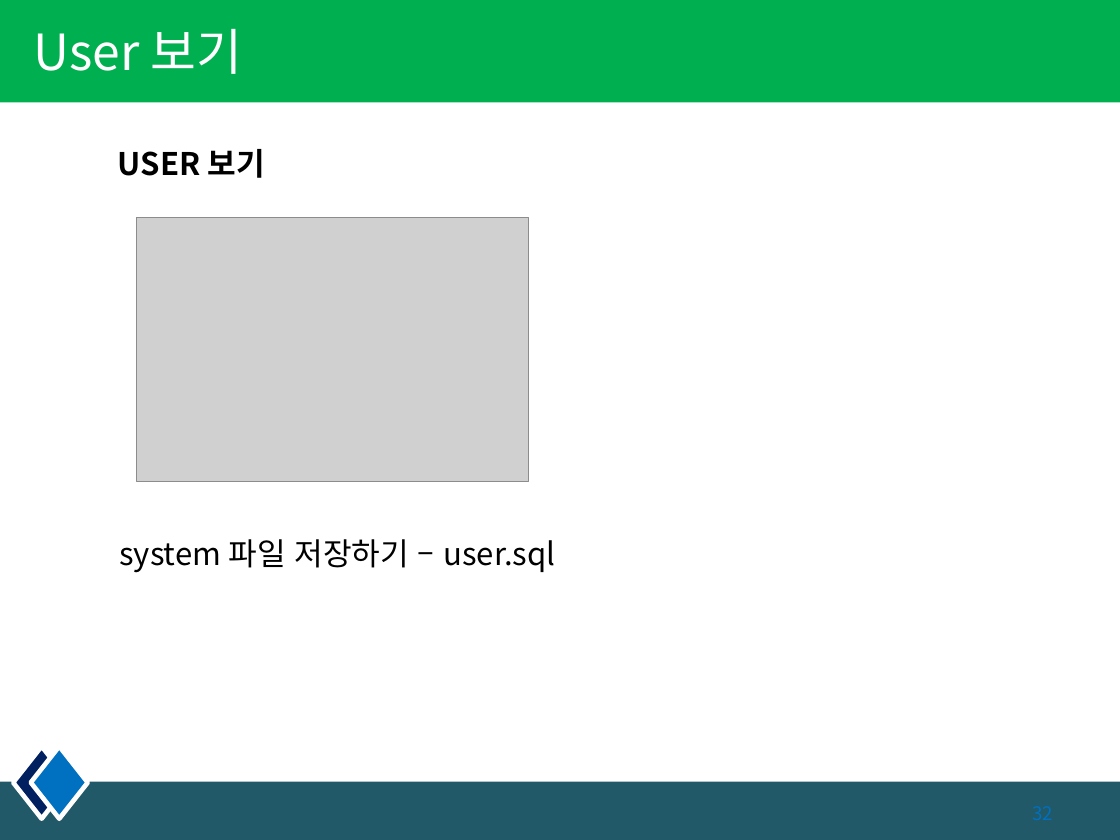
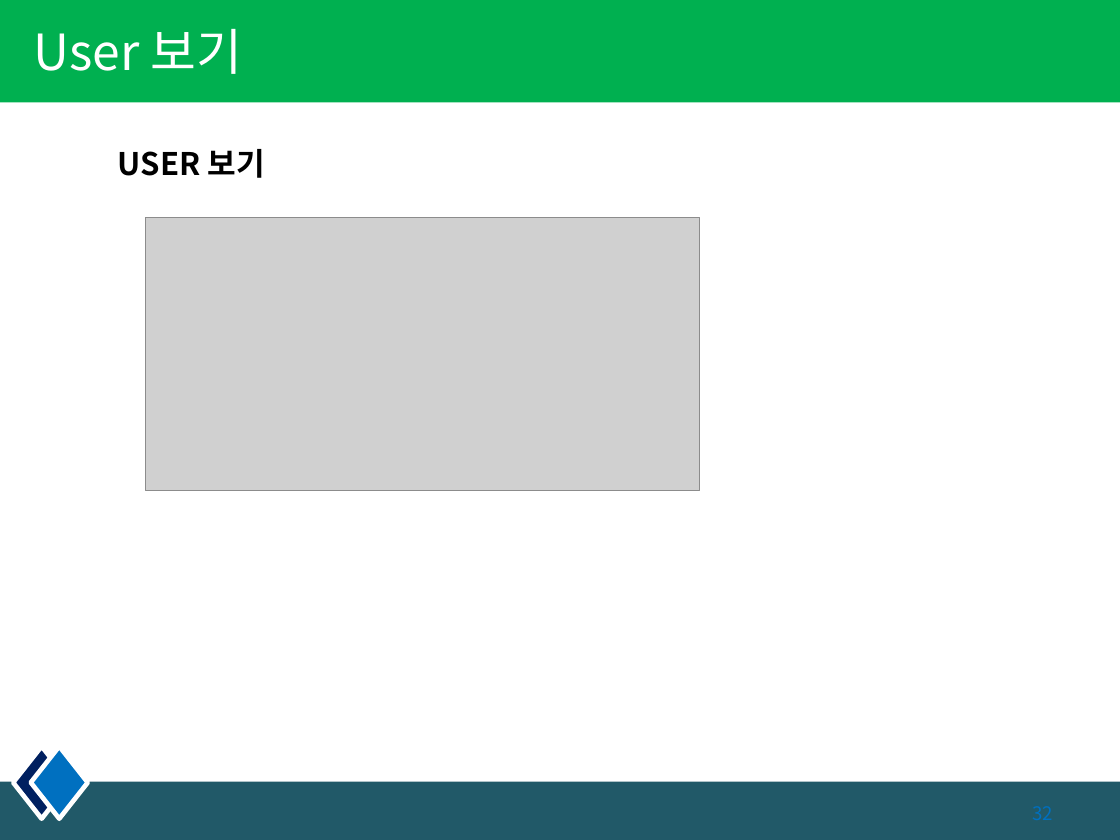
Before and after one commit to kiyongee2/dbworks, a slide deck: slide 32 of DB_PPT/1장. 오라클 DB 환경설정 및 구성 객체.pptx. Drawn at 1120x840 pixels with LibreOffice and Linux fonts; fonts in the diff are those of the drawing; grey boxes stand for pictures. Boxes give left, top, right and bottom in pixels: in the first picture for what was removed or moved away, otherwise in the second. Text is boxed around its words. In the diff, an @@ line names an element or a change of style, - is before the commit and + after.

```diff
--- a/DB_PPT/1장. 오라클 DB 환경설정 및 구성 객체.pptx
+++ b/DB_PPT/1장. 오라클 DB 환경설정 및 구성 객체.pptx
@@ picture: place and size @@
-picture at bbox=[137, 217, 529, 482]
+picture at bbox=[146, 217, 700, 491]
@@ text removed at bbox=[119, 539, 555, 573] @@
-system 파일 저장하기 – user.sql
```
Also in this commit, not shown: 4 other slides changed, 1 slide added, 1 slide removed, 4 other files.
